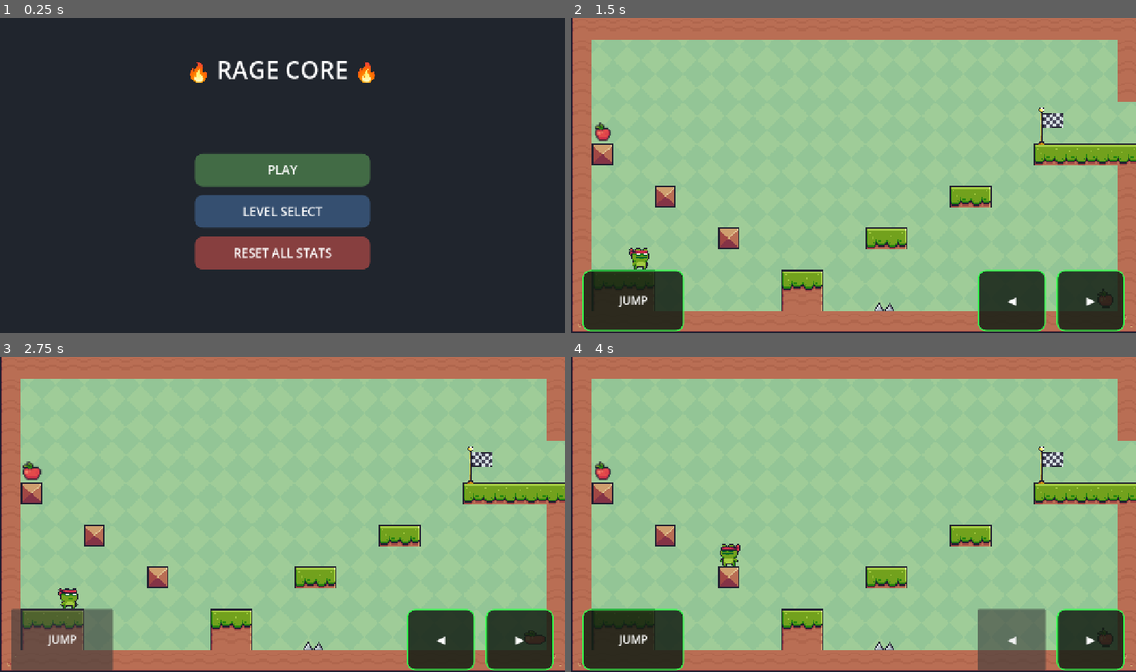
Above: before the commit, frames 1-4 (two rows, left to right).
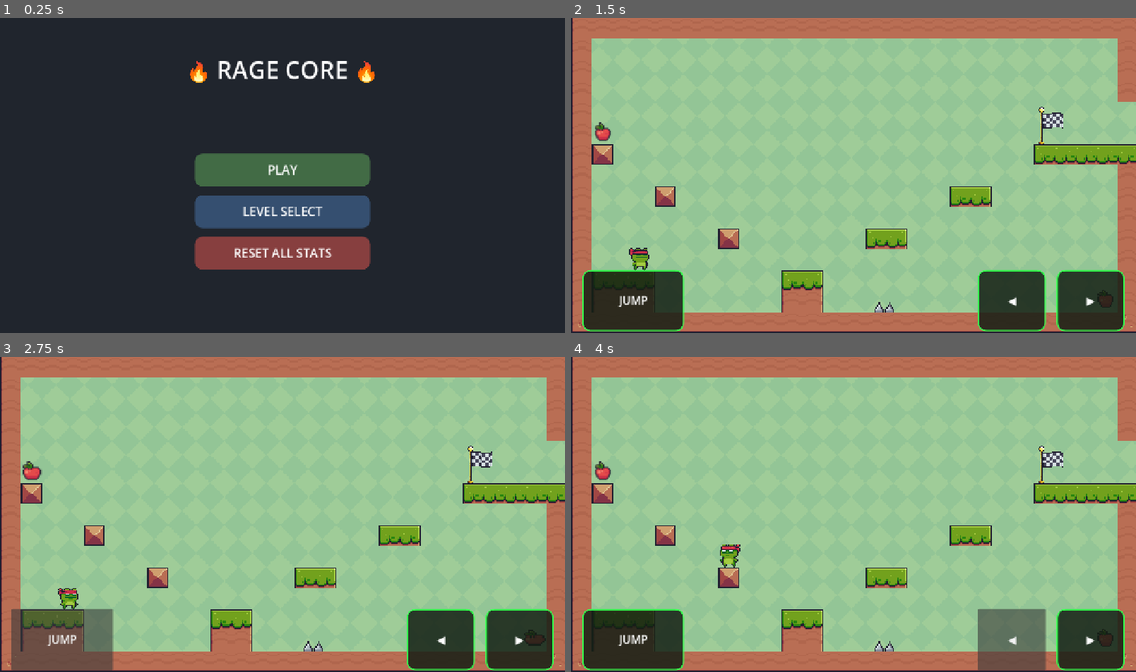
Above: after the commit, the same moments.

Repository: jakefnrr/RageCore
Game: Godot game, scene res://scenes/main_menu.tscn
Same seed, same stepped clock (60 frames per second), same inputs: the game is played once before the commit and once after it. Sound files missing from this copy of the repository are replaced by a short silence.
Inputs (mouse positions are in pixels of both pictures, inside the frame that each line leads up to):
- Up to frame 1 (0.25 s): no input
- Up to frame 2 (1.5 s): click "LEVEL SELECT" at 0.5 s; click "1" at 1.25 s
- Up to frame 3 (2.75 s): click "JUMP" at 2 s
- Up to frame 4 (4 s): tap Enter (ui_accept) at 2.75 s; move the mouse to (977, 498) at 2.77 s; hold D (right) 2.78-3.5 s; click (977, 498) at 2.92 s; tap W (jump) at 3.02 s; click "◀" at 3.5 s

The runs differ from the first frame. In frame 1, 1.0% of the frame differs, in the area x 33-67%, y 13-80%; in frame 2, 1.8%; in frame 3, 1.8%; in frame 4, 1.8%, in the area x 0-100%, y 3-97%.

Commit message:
udpate

Diff:
--- a/project.godot
+++ b/project.godot
@@ -24,7 +24,7 @@
 window/size/viewport_width=1290
 window/size/viewport_height=720
 window/stretch/mode="canvas_items"
-window/stretch/aspect="expand"
+window/stretch/aspect="keep"
 
 [input]
 
@@ -56,3 +56,4 @@
 
 rendering_device/driver.windows="d3d12"
 renderer/rendering_method="mobile"
+rendering/environment/defaults/default_clear_color=Color(0.25, 0.25, 0.25, 1)
--- a/scripts/main_menu.gd
+++ b/scripts/main_menu.gd
@@ -17,18 +17,7 @@
 	"res://scenes/level6.tscn",
 	"res://scenes/level7.tscn",
 	"res://scenes/level8.tscn",
-	"res://scenes/level9.tscn",
-	"res://scenes/level10.tscn",
-	"res://scenes/level11.tscn",
-	"res://scenes/level12.tscn",
-	"res://scenes/level13.tscn",
-	"res://scenes/level14.tscn",
-	"res://scenes/level15.tscn",
-	"res://scenes/level16.tscn",
-	"res://scenes/level17.tscn",
-	"res://scenes/level18.tscn",
-	"res://scenes/level19.tscn",
-	"res://scenes/level20.tscn"
+	"res://scenes/level9.tscn"
 ]
 
 var grid: GridContainer
@@ -159,7 +148,7 @@
 	for child in grid.get_children():
 		child.queue_free()
 
-	for i in range(20):
+	for i in range(LEVEL_PATHS.size()):
 		var level_number = i + 1
 		var button := Button.new()
 
@@ -198,7 +187,7 @@
 
 
 func _on_play_pressed() -> void:
-	var level_number = clamp(ProgressManager.highest_unlocked_level, 1, 20)
+	var level_number = clamp(ProgressManager.highest_unlocked_level, 1, LEVEL_PATHS.size())
 	load_level(level_number)
 
 
